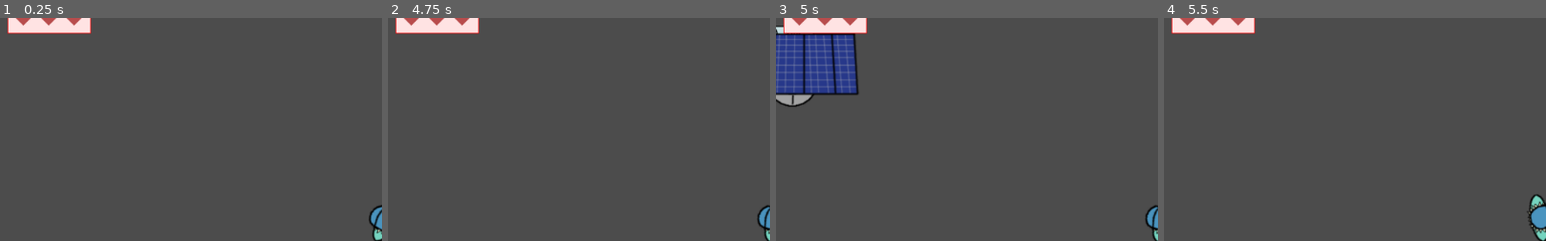
Above: before the commit, frames 1-4 (left to right).
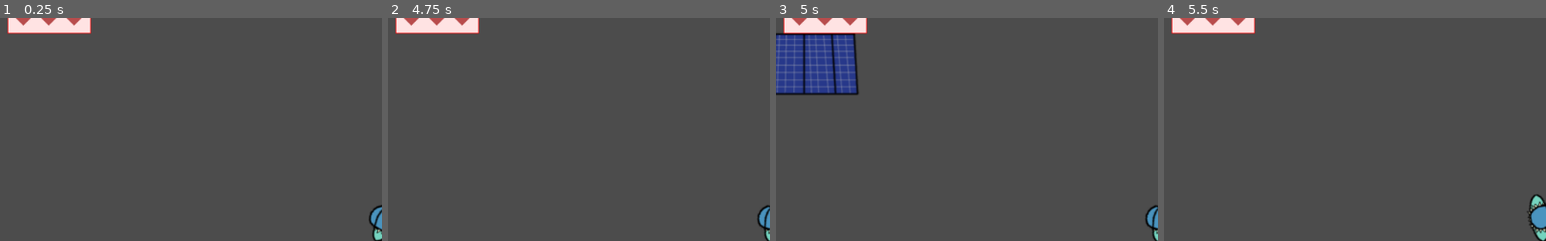
Above: after the commit, the same moments.

Repository: moisesjbc/spain-game-dev-jam-3
Game: Godot game, scene res://gameplay/main/main.tscn
Same seed, same stepped clock (60 frames per second), same inputs: the game is played once before the commit and once after it. The engine's default icon, where the game draws it, is replaced by a stand-in: a white triangle on a blue panel in a dark square.
Inputs (mouse positions are % of the whole screen's width and height, from its top left):
- Up to frame 1 (0.25 s): no input
- Up to frame 2 (4.75 s): tap Enter at 0.5, 2.75 s; move the mouse to (72, 45) at 0.52 s; hold Right (ui_right) 0.53-1.28 s; move the mouse to (30, 55) at 1.27 s; hold Down (ui_down) 1.28-2.03 s; tap Space at 2 s; move the mouse to (60, 28) at 2.02 s; hold Right (ui_right) 2.03-2.78 s; move the mouse to (45, 70) at 2.77 s; hold Up (ui_up) 2.78-3.53 s; move the mouse to (80, 65) at 3.52 s; hold Left (ui_left) from 3.53 s (still down); move the mouse to (20, 35) at 4.27 s
- Up to frame 3 (5 s): keep holding Left (ui_left)
- Up to frame 4 (5.5 s): move the mouse to (55, 50) at 5.02 s; release Left (ui_left) at 5.03 s; hold Down (ui_down) from 5.03 s (still down)
The pictures show only the part of the screen within x 0-50%, y 5-55%; the shares and areas given below are measured in that part.

Frames 1-2 are identical in both runs. In frame 3, 0.5% of the frame differs, in the area x 0-10%, y 3-40%; in frame 4, nothing differs.

Commit message:
Añade sprite de bala

Diff:
--- a/godot-project/gameplay/items/bullet/bullet.tscn
+++ b/godot-project/gameplay/items/bullet/bullet.tscn
@@ -1,10 +1,10 @@
 [gd_scene load_steps=4 format=2]
 
-[ext_resource path="res://icon.png" type="Texture" id=1]
+[ext_resource path="res://gameplay/items/bullet/bullet.png" type="Texture" id=1]
 [ext_resource path="res://gameplay/items/bullet/bullet.gd" type="Script" id=2]
 
-[sub_resource type="RectangleShape2D" id=1]
-extents = Vector2( 6.29651, 6.40468 )
+[sub_resource type="CircleShape2D" id=1]
+radius = 13.4977
 
 [node name="bullet" type="KinematicBody2D"]
 collision_layer = 8
@@ -12,14 +12,15 @@
 script = ExtResource( 2 )
 
 [node name="sprite" type="Sprite" parent="."]
+modulate = Color( 0.2, 0.239216, 0.694118, 1 )
 rotation = 1.5708
-scale = Vector2( 0.2, 0.2 )
 texture = ExtResource( 1 )
 
 [node name="collision_shape" type="CollisionShape2D" parent="."]
+position = Vector2( 0.0834312, 0 )
 shape = SubResource( 1 )
 
 [node name="visibility_notifier" type="VisibilityNotifier2D" parent="."]
-position = Vector2( 0.0625697, 0.0208566 )
-scale = Vector2( 0.630833, 0.643347 )
+position = Vector2( 0.18771, -0.0208564 )
+scale = Vector2( 1.39837, 1.26905 )
 [connection signal="screen_exited" from="visibility_notifier" to="." method="_on_visibility_notifier_screen_exited"]
--- a/godot-project/gameplay/main/main.tscn
+++ b/godot-project/gameplay/main/main.tscn
@@ -1,9 +1,8 @@
-[gd_scene load_steps=12 format=2]
+[gd_scene load_steps=11 format=2]
 
 [ext_resource path="res://gameplay/player_actions/player_actions.tscn" type="PackedScene" id=1]
 [ext_resource path="res://gameplay/player/player.tscn" type="PackedScene" id=2]
 [ext_resource path="res://gameplay/gui/life/life.tscn" type="PackedScene" id=3]
-[ext_resource path="res://gameplay/buildings/turret/turret.tscn" type="PackedScene" id=4]
 [ext_resource path="res://gameplay/gui/investigation_points_progress_bar/investigation_points_progress_bar.tscn" type="PackedScene" id=5]
 [ext_resource path="res://gameplay/connections/connections.tscn" type="PackedScene" id=6]
 [ext_resource path="res://gameplay/environment/walls/walls.tscn" type="PackedScene" id=7]
@@ -42,12 +41,6 @@
 margin_left = -434.0
 margin_right = 0.0
 
-[node name="turret2" parent="." instance=ExtResource( 4 )]
-position = Vector2( 196.001, 262.747 )
-
-[node name="turret3" parent="." instance=ExtResource( 4 )]
-position = Vector2( -82.6382, 74.1625 )
-
 [node name="interactuables_respawn" parent="." instance=ExtResource( 12 )]
 position = Vector2( 220.617, -2.82843 )
 scale = Vector2( 1.1, 1.2 )
Binary file added: godot-project/gameplay/items/bullet/bullet.png
Not shown, added: godot-project/gameplay/items/bullet/bullet.png.import
Not shown, added: design/bullet.xcf
